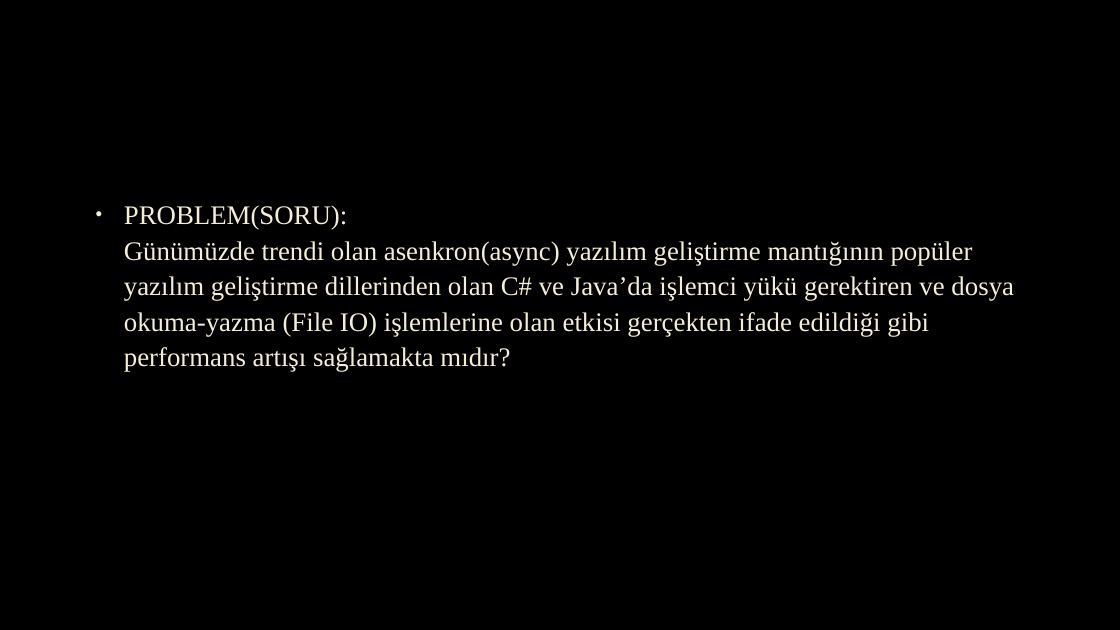
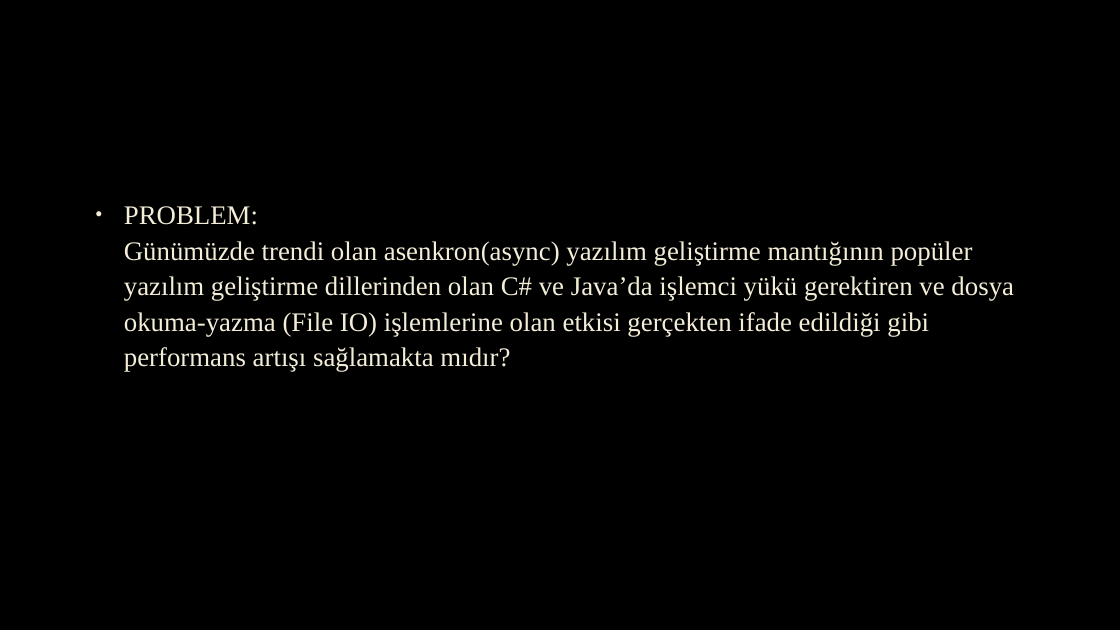
Before and after one commit to turhany/ThesisApps, a slide deck: slide 2 of Files/Ara_Sunum.pptx. Drawn at 1120x630 pixels with LibreOffice and Linux fonts; fonts in the diff are those of the drawing; background and template pictures are left out. Boxes give left, top, right and bottom in pixels: in the first picture for what was removed or moved away, otherwise in the second. Text is boxed around its words. In the diff, an @@ line names an element or a change of style, - is before the commit and + after.

```diff
--- a/Files/Ara_Sunum.pptx
+++ b/Files/Ara_Sunum.pptx
@@ text at [124, 206, 1014, 372]: text changed @@
-• PROBLEM(SORU):
-  Günümüzde trendi olan asenkron(async) yazılım geliştirme mantığının popüler yazılım geliştirme dillerinden olan C# ve Java’da işlemci yükü gerektiren ve dosya okuma-yazma (File IO) işlemlerine olan etkisi gerçekten ifade edildiği gibi performans artışı sağlamakta mıdır?
+• PROBLEM:
+  Günümüzde trendi olan asenkron(async) yazılım geliştirme mantığının popüler yazılım geliştirme dillerinden olan C# ve Java’da işlemci yükü gerektiren ve dosya okuma-yazma (File IO) işlemlerine olan etkisi gerçekten ifade edildiği gibi performans artışı sağlamakta mıdır?
```
Also in this commit, not shown: 2 other slides changed, 3 other files.
